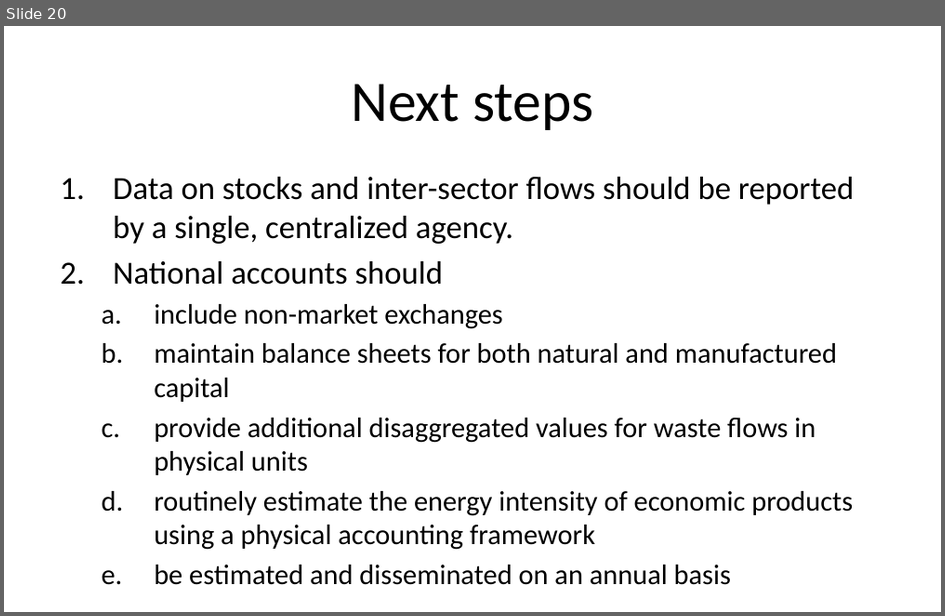
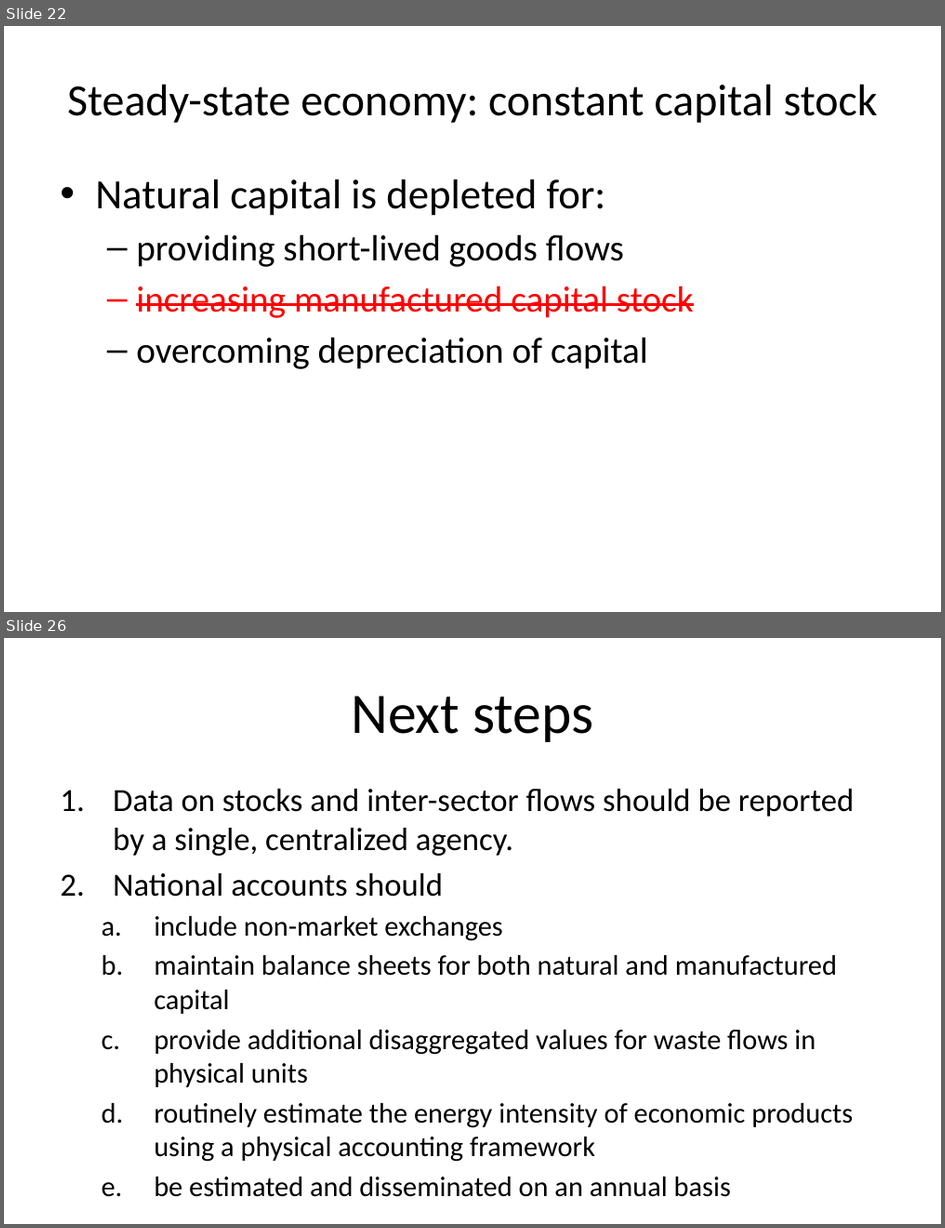
Before and after one commit to MatthewHeun/Dynamic-IO-Modeling, a slide deck: Book_launch/Book_launch_MCD_v2.pptx. Shown one above the other, each under a label of ours: slide 20 before the commit, slides 22 and 26 after it; the slides between them are not shown. The pictures are 945x616 and 945x1228 pixels, drawn with LibreOffice and Linux fonts; fonts in the diff are those of the drawing. Boxes give left, top, right and bottom in pixels: in the first picture for what was removed or moved away, otherwise in the second. Text is boxed around its words. In the diff, an @@ line names an element or a change of style, - is before the commit and + after.

```diff
--- a/Book_launch/Book_launch_MCD_v2.pptx
+++ b/Book_launch/Book_launch_MCD_v2.pptx
@@ slide 22 added at (x1=4, y1=26, x2=941, y2=612), background #FFFFFF @@
@@ title added at (x1=67, y1=84, x2=878, y2=123), 34.2 pt, text #000000 @@
+Steady-state economy: constant capital stock
@@ text added at (x1=95, y1=179, x2=694, y2=369), 28 pt, text #000000 @@
+• Natural capital is depleted for:
+  – providing short-lived goods flows
+  – increasing manufactured capital stock
+  – overcoming depreciation of capital
@@ what was slide 20 is now slide 26 @@
```
Also in this commit, not shown: 4 slides changed, 5 other slides added.
